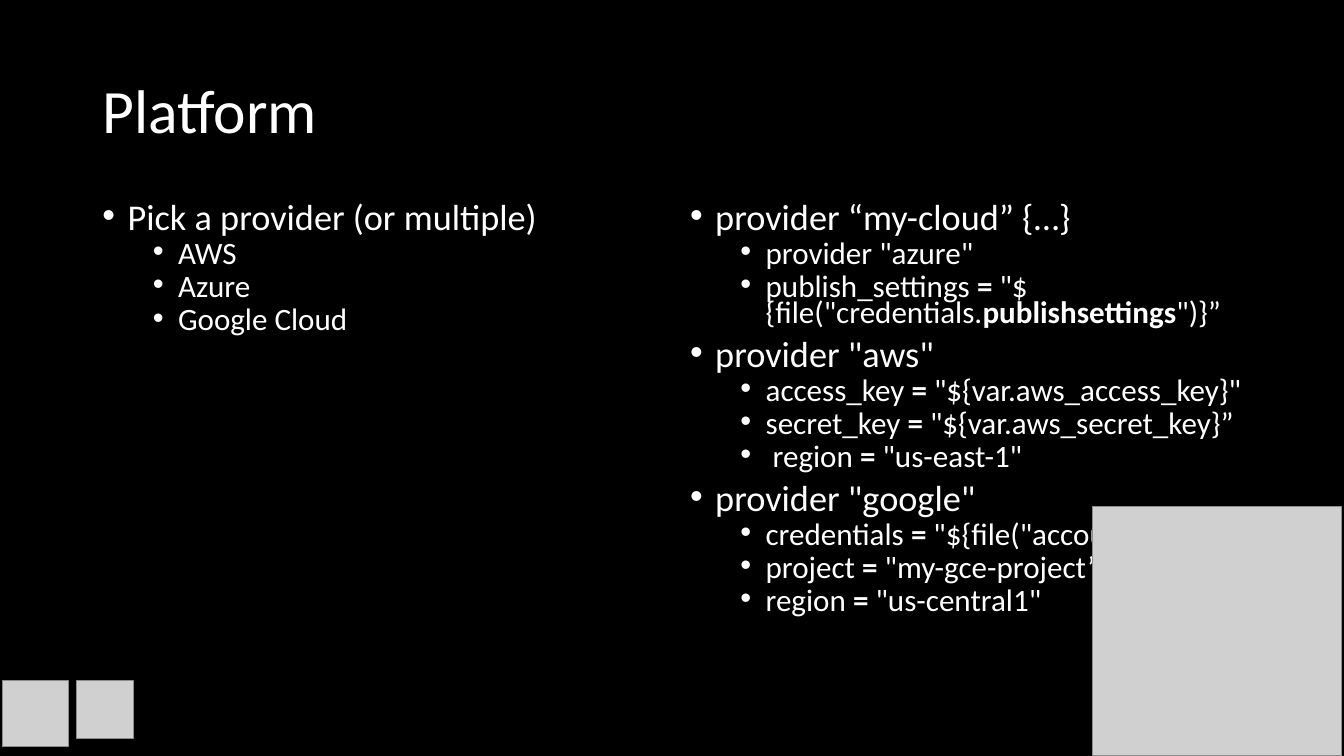
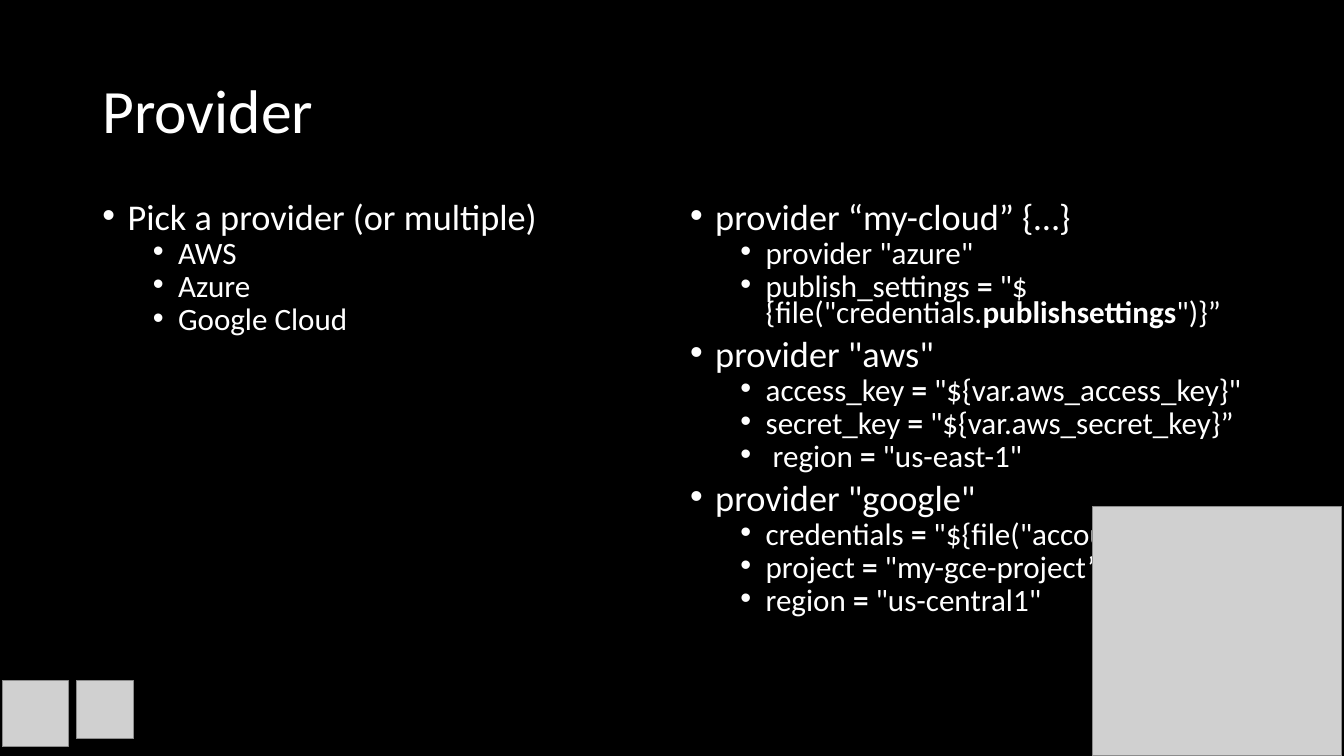
Before and after one commit to FraserPol/hashi-tech-excersise, a slide deck: slide 38 of Hashi-Demo-Preso.pptx. Drawn at 1344x756 pixels with LibreOffice and Linux fonts; fonts in the diff are those of the drawing; grey boxes stand for pictures. Boxes give left, top, right and bottom in pixels: in the first picture for what was removed or moved away, otherwise in the second. Text is boxed around its words. In the diff, an @@ line names an element or a change of style, - is before the commit and + after.

```diff
--- a/Hashi-Demo-Preso.pptx
+++ b/Hashi-Demo-Preso.pptx
@@ title at [102, 90, 313, 134]: text changed @@
-Platform
+Provider
```
Also in this commit, not shown: 7 other slides changed, 13 slides added, 1 slide removed, 13 other files.
